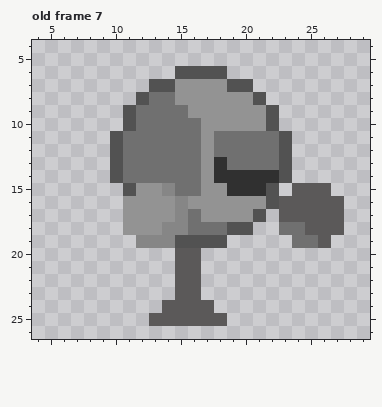
Two versions of one pixel-art file, Little_Warrior_Reboot/Assets/Sprites/Animation/Misc/SandboxTrainingDummyLightHit.aseprite. Above, as it was before the edit.
32x32 pixels, 8 frames. Shown: old frame 7: x 4..29, y 4..26. The commit also changed other frames, which this record leaves out.
After the commit:
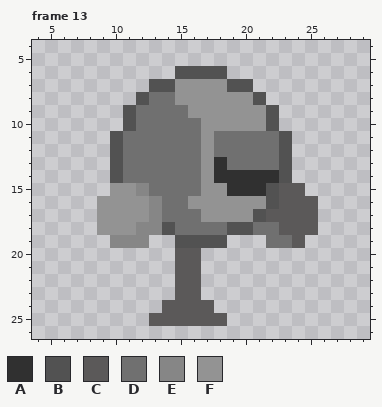
Palette (. is transparent): A #303030  B #525252  C #5b5959  D #707070  E #868686  F #939393
A new or re-ordered frame is compared with the old frame closest to it.
Edits made:
frames 8 -> 14
--- frame 13 is new; against old frame 7, layers "Layer 2", "Layer 3"
@@ x 4..29 @@
 14 ......BDDDDDDFAAAAAB......
-15 .......BFFEDDFFAAAB.CCC...
-16 .......FFFFEFFFFFFBCCCCC..
-17 .......FFFFEDFFFFB.CCCCC..
-18 .......FFFEEDDDBB..DDCCC..
-19 ........EEEBBBB.....DDC...
+15 ......FFEDDDDFFAAABCC.....
+16 .....FFFFEDDFFFFFFBCCC....
+17 .....FFFFEDDDFFFFBCCCC....
+18 .....FFFEEBDDDDBBDDCCC....
+19 ......EEE..BBBB...DDC.....
 20 ...........CC.............
Where, in picture pixels (left, top, right, bottom), the same in both pictures:
changed: (97, 183, 188, 248)
changed: (253, 183, 344, 248)
